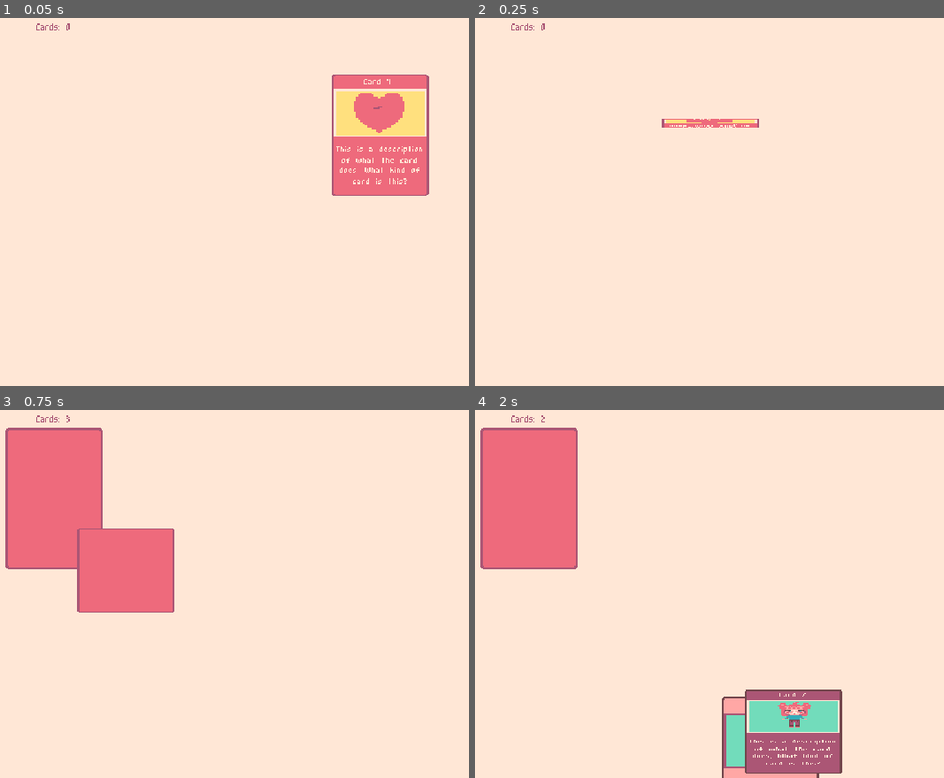
Above: before the commit, frames 1-4 (two rows, left to right).
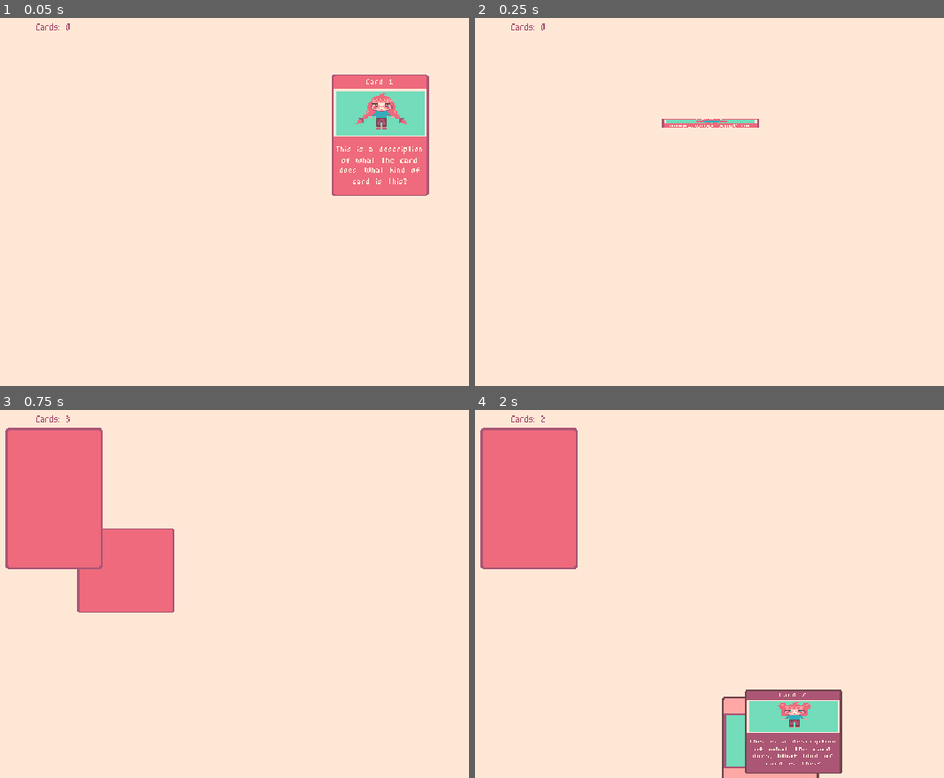
Above: after the commit, the same moments.

Repository: robert-brosh23/DeckbuilderGame
Game: Godot game, scene res://main.tscn
Same seed, same stepped clock (60 frames per second), same inputs: the game is played once before the commit and once after it.
Inputs (mouse positions are in pixels of both pictures, inside the frame that each line leads up to):
- Up to frame 1 (0.05 s): no input
- Up to frame 2 (0.25 s): no input
- Up to frame 3 (0.75 s): move the mouse to (outside the picture) at 0.52 s; tap Q (draw_card) at 0.6 s
- Up to frame 4 (2 s): move the mouse to (657, 597) at 1.27 s; click (657, 597) at 1.35 s; tap Q (draw_card) at 1.55 s

The runs differ from the first frame. In frame 1, 2.1% of the frame differs, in the area x 71-91%, y 16-32%; in frame 2, 0.2%; in frame 3, 0.1%; in frame 4, nothing differs.

Commit message:
update deck cards z index

Diff:
--- a/deck/deck.gd
+++ b/deck/deck.gd
@@ -19,6 +19,7 @@
 	card.flip_card_down()
 	cards.append(card)
 	card.movement_tween_manager.tween_to_pos(card, self.position, 1.0).finished.connect(func(): update_card_number_text())
+	update_top_card_z_index()
 
 func append_multiple_cards_to_deck(arr: Array[Card]) -> void:
 	for card in arr:
@@ -37,6 +38,8 @@
 	var card = cards[0]
 	cards.remove_at(0)
 	update_card_number_text()
+	update_top_card_z_index()
+
 	return card
 
 func shuffle_deck() -> void:
@@ -53,6 +56,7 @@
 			cards[i] = cards[j]
 			cards[j] = temp
 		shuffling = false
+		update_top_card_z_index()
 	).set_delay(1.2 * Globals.animation_speed_scale)
 
 func update_card_number_text() -> void:
@@ -61,3 +65,10 @@
 		panel.visible = false
 	else:
 		panel.visible = true
+
+func update_top_card_z_index() -> void:
+	if cards.size() == 0:
+		return
+	cards[0].z_index = 1
+	for i in range(1, cards.size()-1, 1):
+		cards[i].z_index = 0
